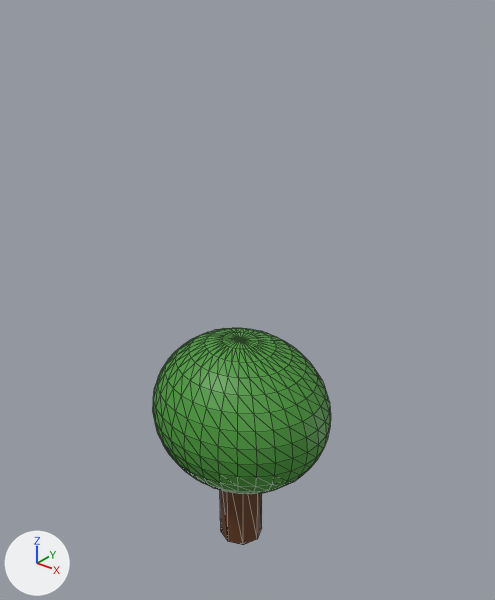
One commit to the glTF model garden/static/models/listovec1.glb: the scene before it, then after it.
Rendered twice from a 50 mm camera at (16.1, -19.6, 24.7) aimed at (0.0, 0.5, 12.2). The lights are fixed; the arrows at lower left show +X, +Y and +Z. The older version comes first. Mesh edges are drawn as thin lines. Vertices at exactly the same position are counted once.

Script lines for the objects in view, before the commit:
```python
me_sphere = bpy.data.meshes.new('Sphere')
me_sphere.from_pydata(...)  # a UV sphere (32 segments, 16 rings, poles along z) spanning x -1.23..1.23, y -1.09..1.09, z -1.69..0.42, material slot 0; an 8-sided cylinder along z spanning x -0.3..0.3, y -0.3..0.3, z -2.76..-1.42, material slot 1
me_sphere.materials.append(mat_material_002)  # green #4a993a
me_sphere.materials.append(mat_material_001)  # brown #663c1f
ob_sphere = bpy.data.objects.new('Sphere', me_sphere)
ob_sphere.location = (0.0, 0.0, 9.21)
ob_sphere.scale = (3.34, 3.34, 3.34)
```
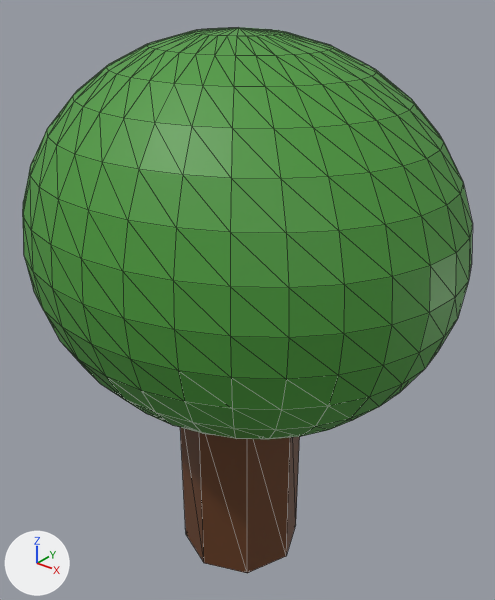
Where the newer file only moved an object's origin or applied its transform, the numbers keep the older frame.

Pixel boxes [x1, y1, x2, y2] of what changed, in the pictures (495 x 600 px; the box of a moved part takes in the faces that stretch with it):
```json
{"object": "Sphere", "change": "reshaped, moved, rescaled", "before": [153, 328, 331, 545], "after": [23, 27, 473, 573], "on screen": "152% wider, 151% taller"}
{"part": 1, "of": "me_sphere", "change": "moved or reshaped", "before": [153, 328, 331, 494], "after": [23, 27, 473, 439]}
{"part": 2, "of": "me_sphere", "change": "moved or reshaped", "before": [220, 490, 262, 545], "after": [180, 427, 300, 573]}
```

Scene script edits in JSON lines:
```json
{"block": "me_sphere", "where": "# used by ob_sphere; location = (0.0, 0.0, 9.21); scale = (3.34, 3.34, 3.34)"}
{"op": "remove", "block": "me_sphere", "code": "me_sphere.from_pydata(...)  # 498 vertices, 988 faces; spans x -1.23..1.23, y -1.09..1.09, z -2.76..0.42"}
{"op": "add", "block": "me_sphere", "code": "me_sphere.from_pydata(...)  # 498 vertices, 988 faces; spans x -1.27..1.27, y -1.11..1.11, z 0.0..3.26"}
{"block": "me_sphere", "change": "me_sphere part 1: the loose piece of 482 vertices spanning x -1.23..1.23, y -1.09..1.09, z -1.69..0.42 is scaled about its middle by (1.03, 1.02, 1.03), then moved by (0.0, 0.0, 2.81)"}
{"block": "me_sphere", "change": "me_sphere part 2: the loose piece of 16 vertices spanning x -0.3..0.3, y -0.3..0.3, z -2.76..-1.42 is scaled about its middle by (1.29, 1.29, 0.899), then moved by (0.0, 0.0, 2.69)"}
{"op": "set", "path": "ob_sphere.location", "old": "(0.0, 0.0, 9.21)", "new": "(0.0, 0.0, 0.0)"}
{"op": "set", "path": "ob_sphere.scale", "old": "(3.34, 3.34, 3.34)", "new": "(7.0, 7.0, 7.0)"}
```
